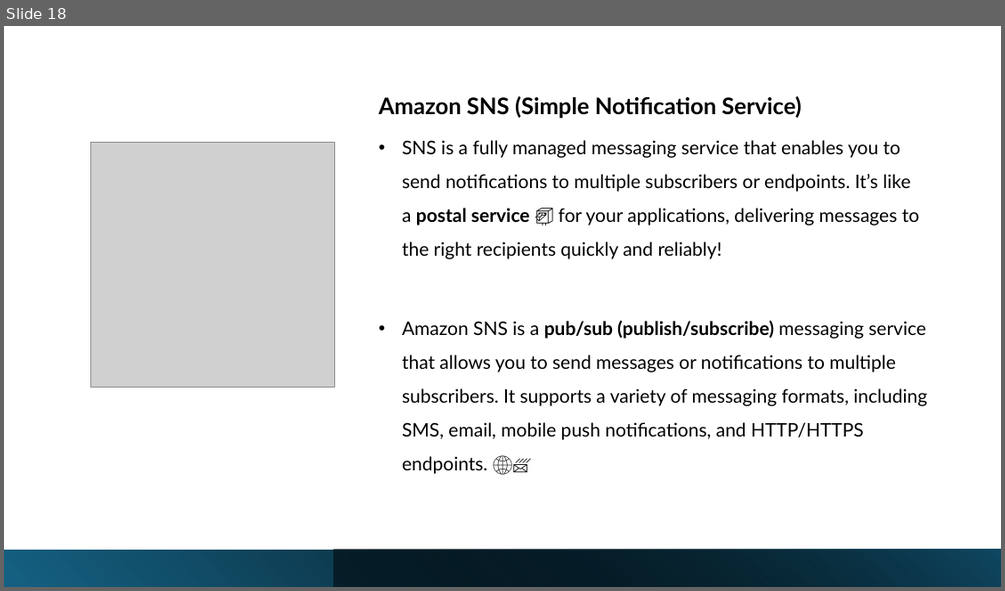
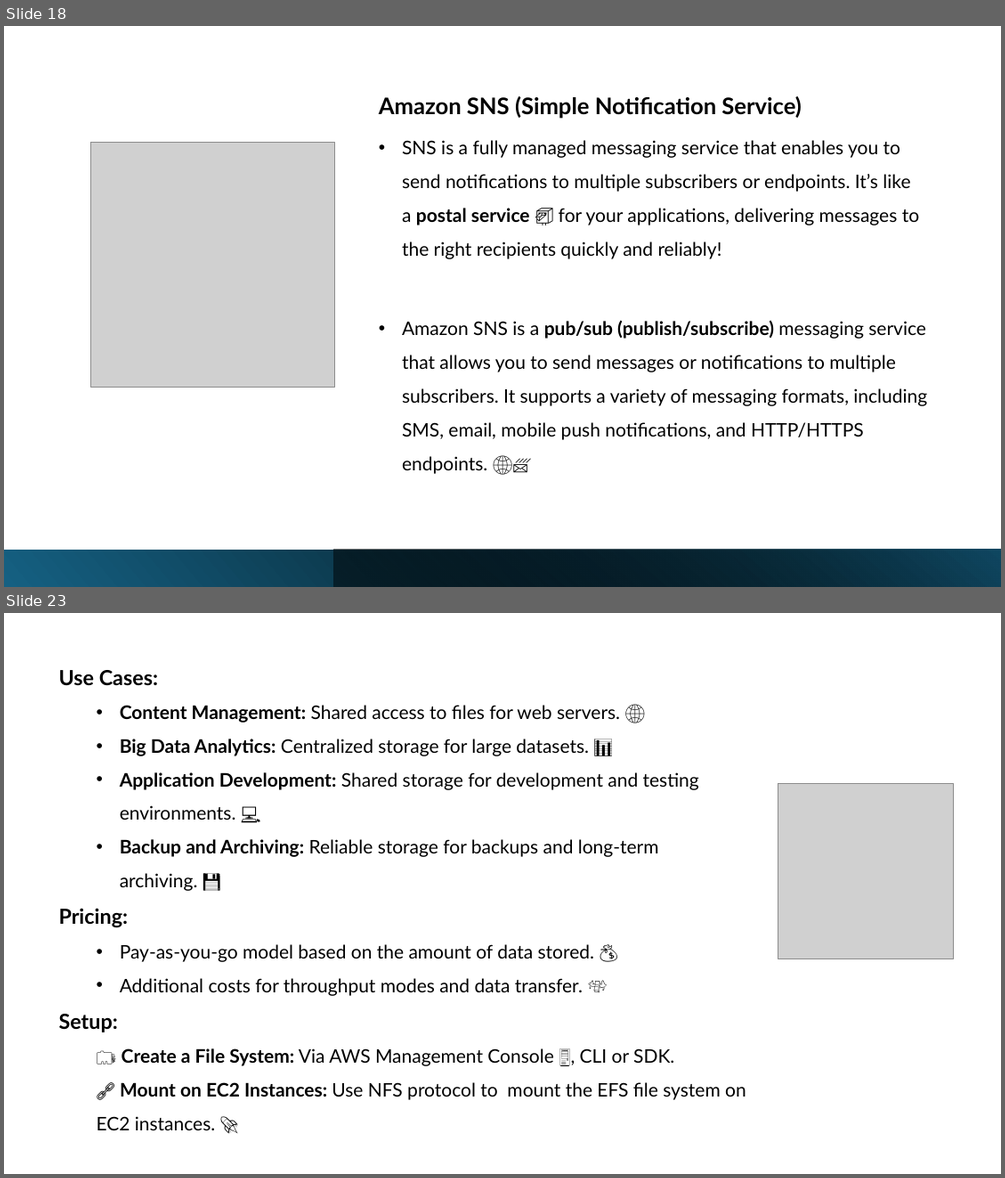
Before and after one commit to ash-1907/AWS-Online-6-8-, a slide deck: Ec2 continu and SNS.pptx. Shown one above the other, each under a label of ours: slide 18 before the commit, slides 18 and 23 after it; the slides between them are not shown. The pictures are 1005x591 and 1005x1178 pixels, drawn with LibreOffice and Linux fonts; fonts in the diff are those of the drawing; grey boxes stand for pictures. Boxes give left, top, right and bottom in pixels: in the first picture for what was removed or moved away, otherwise in the second. Text is boxed around its words. In the diff, an @@ line names an element or a change of style, - is before the commit and + after.

```diff
--- a/Ec2 continu and SNS.pptx
+++ b/Ec2 continu and SNS.pptx
@@ slide 23 added at (x1=4, y1=613, x2=1001, y2=1174), background #FFFFFF @@
@@ text added at (x1=59, y1=670, x2=746, y2=1130), 18 pt, text #000000 @@
+Use Cases:
+  • Content Management: Shared access to files for web servers. 🌐
+  • Big Data Analytics: Centralized storage for large datasets. 📊
+  • Application Development: Shared storage for development and testing environments. 💻
+  • Backup and Archiving: Reliable storage for backups and long-term archiving. 💾
+Pricing:
+  • Pay-as-you-go model based on the amount of data stored. 💰
+  • Additional costs for throughput modes and data transfer. 💸
+Setup:
+  🗂️ Create a File System: Via AWS Management Console 🖥️, CLI or SDK.
+  🔗 Mount on EC2 Instances: Use NFS protocol to mount the EFS file system on EC2 instances. 🚀
@@ picture added at (x1=778, y1=784, x2=954, y2=958) @@
```
Also in this commit, not shown: 2 other slides added, 1 other file.
